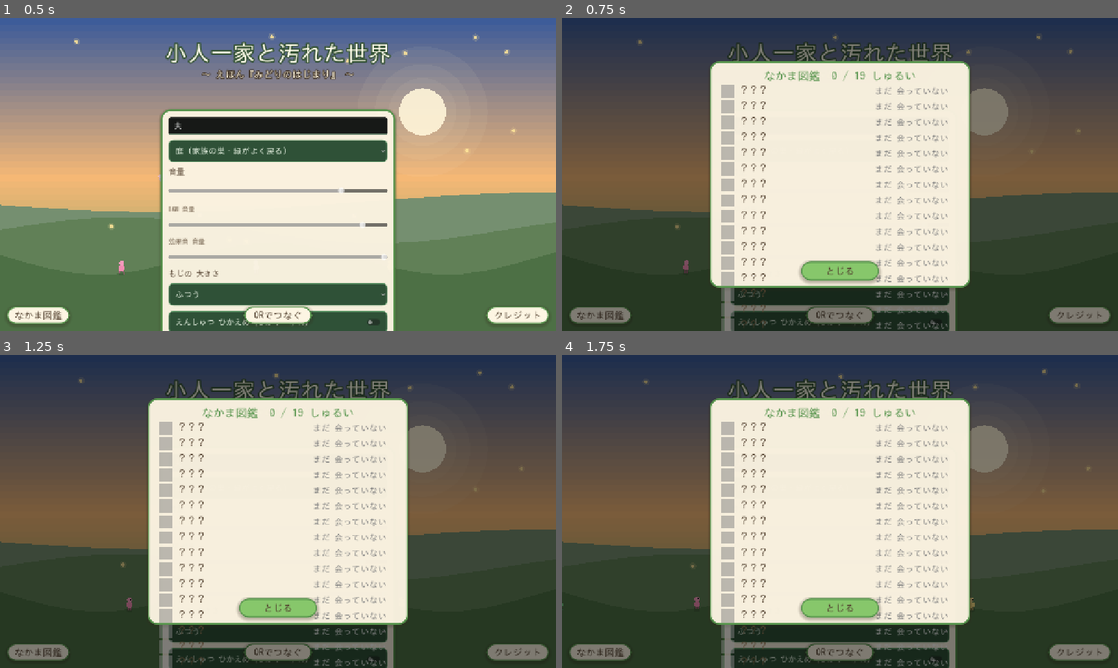
Above: before the commit, frames 1-4 (two rows, left to right).
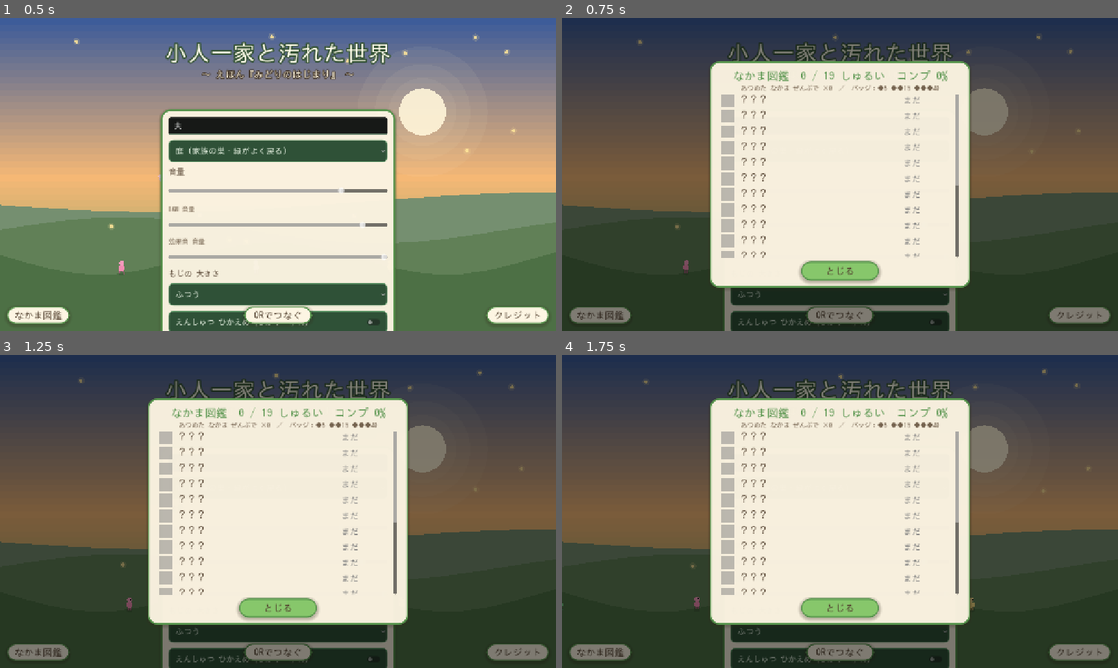
Above: after the commit, the same moments.

Repository: amami-cell/susabiyu-ig-auto
Game: Godot game, scene res://scenes/main.tscn
The game is run twice, just before and just after one commit, with the same random seed, the same clock (stepped at 60 frames per second) and the same inputs.
Inputs:
- Up to frame 1 (0.5 s): no input
- Up to frame 2 (0.75 s): click "なかま図鑑" at 0.5 s
- Up to frame 3 (1.25 s): no input
- Up to frame 4 (1.75 s): click "庭（家族の巣・緑がよく戻る）" at 1.25 s

Frame 1 is identical in both runs. In frame 2, 4.4% of the frame differs, in the area x 28-72%, y 16-100%; in frame 3, 4.4%; in frame 4, 4.4%.

Commit message:
やり込み図鑑②図鑑ビューアを強化：スクロール＋種ごとバッジ＋コンプ%・累計
- 19種が1画面に収まらず 見切れていた問題を解消：一覧を ScrollContainer 化（縦スクロール）。
- 各種の行に “なかまバッジ”（累計で 銅◆/銀◆◆/金◆◆◆＋段位名・色分け）を表示＝
  「同じ種を集めるほど育つ」やり込みが 図鑑で一目で分かる。まだ段位前は「なかま」。
- ヘッダに コンプ%、凡例に あつめた累計(×N)とバッジ閾値(◆5 ◆◆15 ◆◆◆40)を追加。
- Chapter.dex_tier / DEX_TIER_NAMES を共通利用。開発確認用 --dexshot を追加（見本収集を仕込んで描画確認）。

selftest OK。ローカル実描画(--dexshot)で スクロール・バッジ段位（金/銀/銅/なかま/未発見）・コンプ% を確認。

Co-Authored-By: Claude Opus 4.8 <noreply@anthropic.com>
Claude-Session: https://claude.ai/code/session_01Vw7YN8y4ArxBhwqv8CY4gx

Diff:
--- a/kobito-3d/scenes/main.gd
+++ b/kobito-3d/scenes/main.gd
@@ -699,6 +699,16 @@
 		await get_tree().create_timer(3.6).timeout    # 余韻2.0＋フェード0.6の後に カードが出きった頃
 		await RenderingServer.frame_post_draw
 		get_viewport().get_texture().get_image().save_png("/tmp/shot_result.png")
+	# --dexshot：ロビーの なかま図鑑ビューア（バッジ・コンプ%）を開いて撮る（開発確認用）。
+	if OS.get_cmdline_user_args().has("--dexshot") and _lobby != null and _lobby.has_method("_show_dex"):
+		Chapter._load_dex()   # 見本の収集数を仕込んで バッジの段位を確認できるように
+		for pair in [["ant", 42], ["beetle", 18], ["chou", 7], ["hachi", 3], ["tonbo", 22], ["hotaru", 50], ["batta", 1]]:
+			Chapter._dex[pair[0]] = pair[1]
+		_show_lobby(true)
+		_lobby._show_dex()
+		await get_tree().create_timer(0.5).timeout
+		await RenderingServer.frame_post_draw
+		get_viewport().get_texture().get_image().save_png("/tmp/shot_dex.png")
 	# --pageshot を付けると 章の始まりの「ページめくり」を 覆った瞬間で撮る（開発確認用）。
 	if OS.get_cmdline_user_args().has("--pageshot"):
 		Chapter.banner.emit("第3章  「にごった みずべ」")
--- a/kobito-3d/scenes/ui/lobby.gd
+++ b/kobito-3d/scenes/ui/lobby.gd
@@ -517,9 +517,13 @@
 		_dex = null
 	var counts := Chapter.dex_counts()
 	var found := 0
+	var total_caught := 0
 	for sp in DEX_SPECIES:
-		if int(counts.get(sp["id"], 0)) > 0:
+		var c := int(counts.get(sp["id"], 0))
+		if c > 0:
 			found += 1
+		total_caught += c
+	var comp := int(round(100.0 * float(found) / float(DEX_SPECIES.size())))
 
 	_dex = Control.new()
 	_dex.name = "Dex"
@@ -550,22 +554,40 @@
 
 	var head := Label.new()
 	head.horizontal_alignment = HORIZONTAL_ALIGNMENT_CENTER
-	head.text = "なかま図鑑　%d / %d しゅるい" % [found, DEX_SPECIES.size()]
+	head.text = "なかま図鑑　%d / %d しゅるい　コンプ %d%%" % [found, DEX_SPECIES.size(), comp]
 	UIKit.style_label(head, 26, UIKit.GREEN_DK)
 	vb.add_child(head)
 
+	# 累計とバッジの凡例＝「同じ種を集めるほど バッジが育つ」やり込みを一目で伝える。
+	var sub := Label.new()
+	sub.horizontal_alignment = HORIZONTAL_ALIGNMENT_CENTER
+	sub.text = "あつめた なかま ぜんぶで ×%d　／　バッジ：◆5 ◆◆15 ◆◆◆40" % total_caught
+	UIKit.style_label(sub, 15, UIKit.INK_SOFT)
+	vb.add_child(sub)
+
+	# 19種ぶんは1画面に収まらない＝スクロールできる一覧にする（溢れ・見切れの解消）。
+	var scroll := ScrollContainer.new()
+	scroll.size_flags_vertical = Control.SIZE_EXPAND_FILL
+	scroll.horizontal_scroll_mode = ScrollContainer.SCROLL_MODE_DISABLED
+	vb.add_child(scroll)
+	var list := VBoxContainer.new()
+	list.size_flags_horizontal = Control.SIZE_EXPAND_FILL
+	list.add_theme_constant_override("separation", 6)
+	scroll.add_child(list)
+
+	var tier_cols := [Color(0.74, 0.52, 0.34), Color(0.68, 0.71, 0.76), UIKit.GOLD]  # 銅/銀/金
 	for sp in DEX_SPECIES:
 		var n := int(counts.get(sp["id"], 0))
 		var row := HBoxContainer.new()
 		row.add_theme_constant_override("separation", 12)
-		vb.add_child(row)
+		list.add_child(row)
 		var sw := ColorRect.new()
 		sw.custom_minimum_size = Vector2(30, 30)
 		sw.color = (sp["color"] as Color) if n > 0 else Color(0.5, 0.5, 0.5, 0.5)
 		row.add_child(sw)
 		# 名前＋役割（見つけていれば）を縦に。役割を見せる＝「この虫を集める意味」が伝わる。
 		var col := VBoxContainer.new()
-		col.custom_minimum_size = Vector2(300, 0)
+		col.custom_minimum_size = Vector2(258, 0)
 		col.add_theme_constant_override("separation", 0)
 		row.add_child(col)
 		var nm := Label.new()
@@ -577,8 +599,21 @@
 			role.text = str(sp.get("role", ""))
 			UIKit.style_label(role, 15, UIKit.INK_SOFT)
 			col.add_child(role)
+		# バッジ（段位）＝同じ種の累計で 銅→銀→金。集める手ごたえを見える化。
+		var tier := Chapter.dex_tier(n)
+		var badge := Label.new()
+		badge.custom_minimum_size = Vector2(96, 0)
+		if n <= 0:
+			badge.text = ""
+		elif tier == 0:
+			badge.text = "なかま"
+			UIKit.style_label(badge, 16, UIKit.INK_SOFT)
+		else:
+			badge.text = "◆".repeat(tier) + " " + str(Chapter.DEX_TIER_NAMES[tier - 1])
+			UIKit.style_label(badge, 16, tier_cols[tier - 1])
+		row.add_child(badge)
 		var cnt := Label.new()
-		cnt.text = ("なかまにした ×%d" % n) if n > 0 else "まだ 会っていない"
+		cnt.text = ("×%d" % n) if n > 0 else "まだ"
 		UIKit.style_label(cnt, 20, UIKit.GREEN_DK if n > 0 else Color(0.5, 0.5, 0.5))
 		row.add_child(cnt)
 
